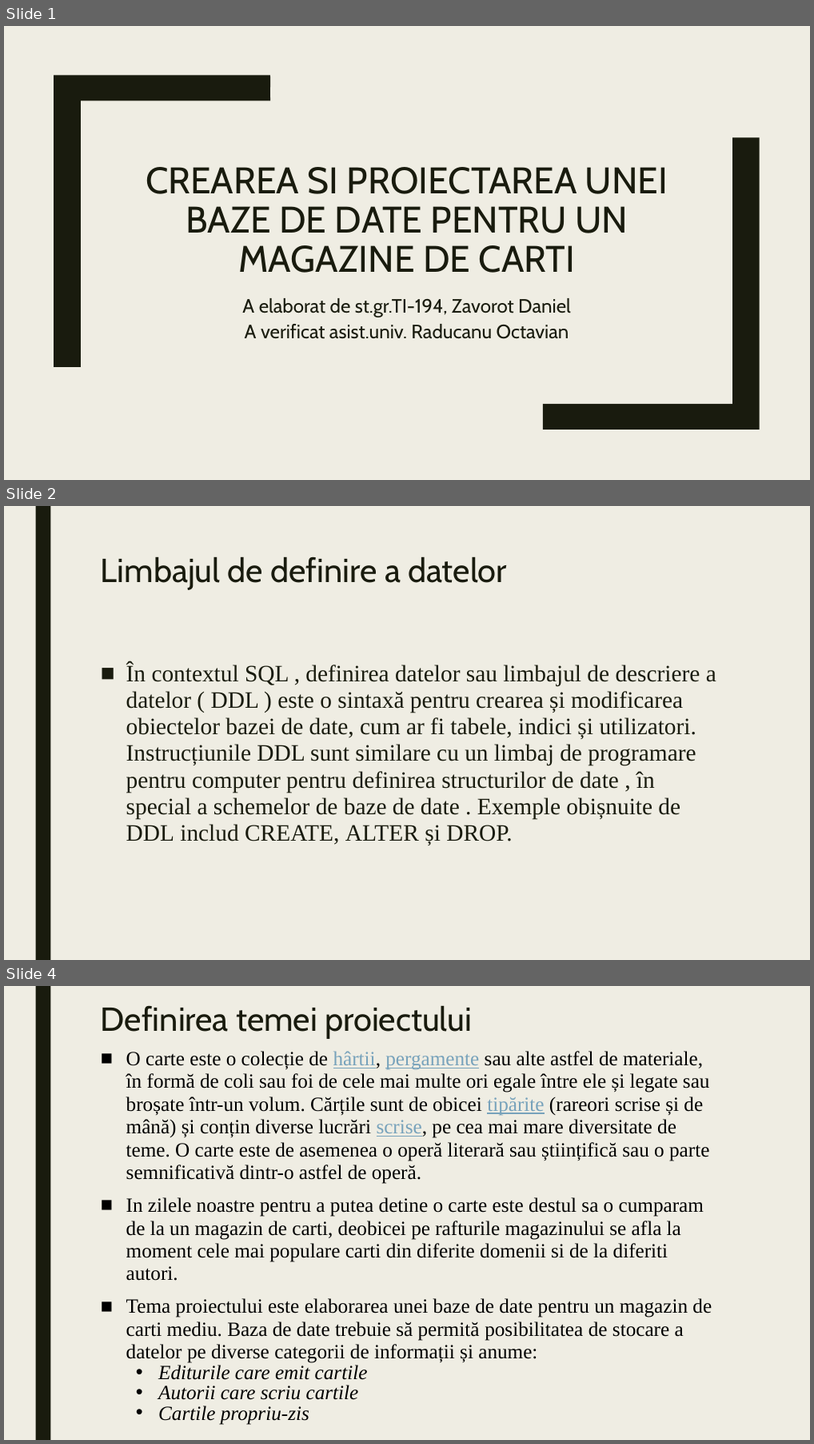
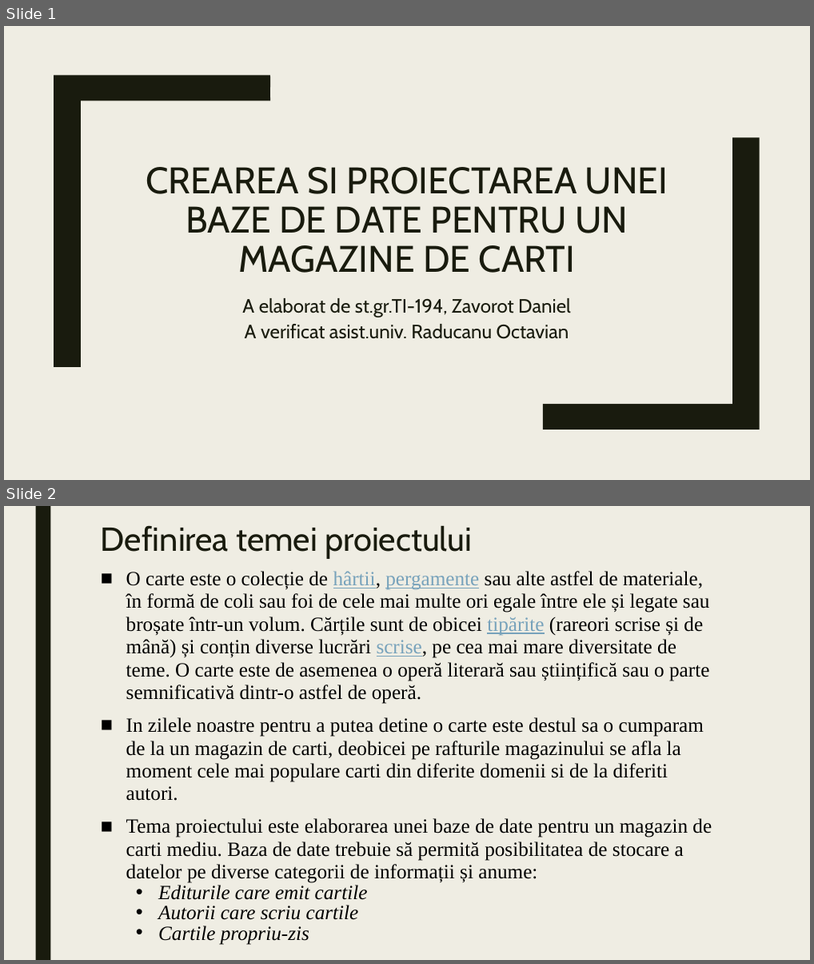
Before and after one commit to dani3lz/Anul3.1, a slide deck: BD/BD Proiect.pptx. Shown one above the other, each under a label of ours: slides 1, 2 and 4 before the commit, slides 1 and 2 after it; the slides between them are not shown. The pictures are 814x1444 and 814x964 pixels, drawn with LibreOffice and Linux fonts; fonts in the diff are those of the drawing. Boxes give left, top, right and bottom in pixels: in the first picture for what was removed or moved away, otherwise in the second. Text is boxed around its words. In the diff, an @@ line names an element or a change of style, - is before the commit and + after.

```diff
--- a/BD/BD Proiect.pptx
+++ b/BD/BD Proiect.pptx
@@ slide 2 removed at (4, 506, 810, 960), background #EFEDE3; not listed: 1 template element that a slide beside it also shows @@
@@ title removed at (101, 557, 507, 590) @@
-Limbajul de definire a datelor
@@ text removed at (126, 663, 717, 845) @@
-■ În contextul SQL , definirea datelor sau limbajul de descriere a datelor ( DDL ) este o sintaxă pentru crearea și modificarea obiectelor bazei de date, cum ar fi tabele, indici și utilizatori. Instrucțiunile DDL sunt similare cu un limbaj de programare pentru computer pentru definirea structurilor de date , în special a schemelor de baze de date . Exemple obișnuite de DDL includ CREATE, ALTER și DROP.
@@ what was slide 4 is now slide 2 @@
```
Also in this commit, not shown: 1 other slide removed, 5 other files.
